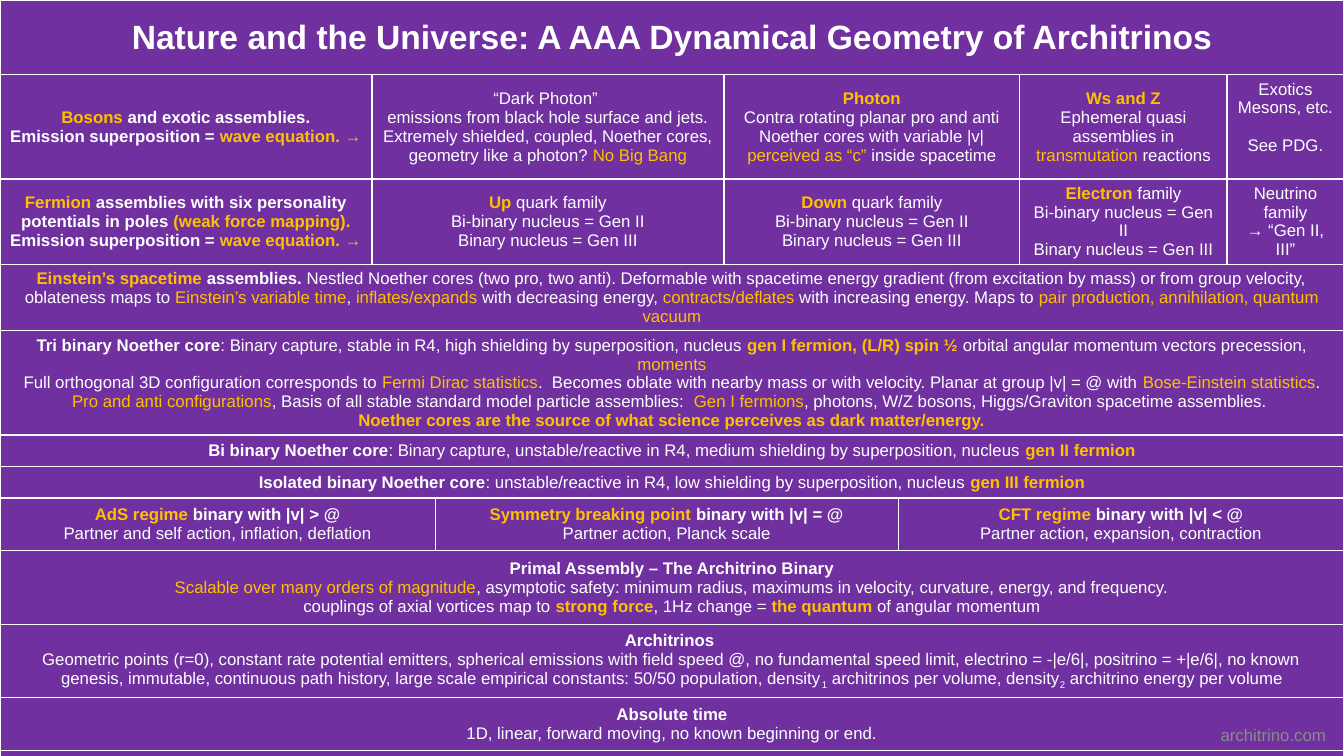
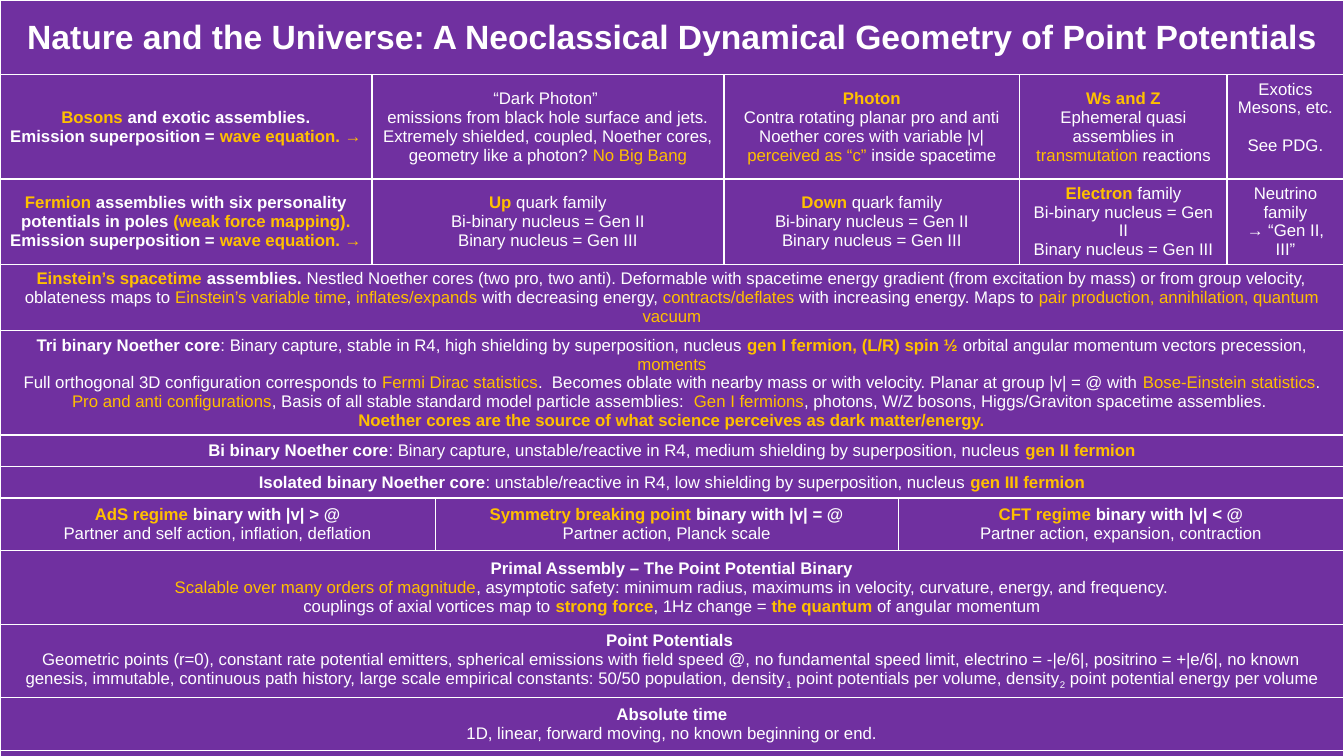
Before and after one commit to jmarkmorris/architrino, a slide deck: slide 15 of reference/archie/presentations/NPQG Assemblies - Advanced.pptx. Drawn at 1344x756 pixels with LibreOffice and Linux fonts; fonts in the diff are those of the drawing. Boxes give left, top, right and bottom in pixels: in the first picture for what was removed or moved away, otherwise in the second. Text is boxed around its words. In the diff, an @@ line names an element or a change of style, - is before the commit and + after.

```diff
--- a/reference/archie/presentations/NPQG Assemblies - Advanced.pptx
+++ b/reference/archie/presentations/NPQG Assemblies - Advanced.pptx
@@ table at [0,0,1344,756] @@
-row 1, column 1: Nature and the Universe: A AAA Dynamical Geometry of Architrinos
+row 1, column 1: Nature and the Universe: A Neoclassical Dynamical Geometry of Point Potentials
-row 9, column 1: Primal Assembly – The Architrino Binary / Scalable over many orders of magnitude, asymptotic safety: minimum radius, maximums in velocity, curvature, energy, and frequency. couplings of axial vortices map to strong force, 1Hz change = the quantum of angular momentum
+row 9, column 1: Primal Assembly – The Point Potential Binary / Scalable over many orders of magnitude, asymptotic safety: minimum radius, maximums in velocity, curvature, energy, and frequency. couplings of axial vortices map to strong force, 1Hz change = the quantum of angular momentum
-row 10, column 1: Architrinos / Geometric points (r=0), constant rate potential emitters, spherical emissions with field speed @, no fundamental speed limit, electrino = -|e/6|, positrino = +|e/6|, no known genesis, immutable, continuous path history, large scale empirical constants: 50/50 population, density1 architrinos per volume, density2 architrino energy per volume
+row 10, column 1: Point Potentials / Geometric points (r=0), constant rate potential emitters, spherical emissions with field speed @, no fundamental speed limit, electrino = -|e/6|, positrino = +|e/6|, no known genesis, immutable, continuous path history, large scale empirical constants: 50/50 population, density1 point potentials per volume, density2 point potential energy per volume
@@ text removed at [1221,729,1326,741] @@
-architrino.com
```
Also in this commit, not shown: 15 other slides changed, 2 slides added, 2 slides removed, 6 other files.
